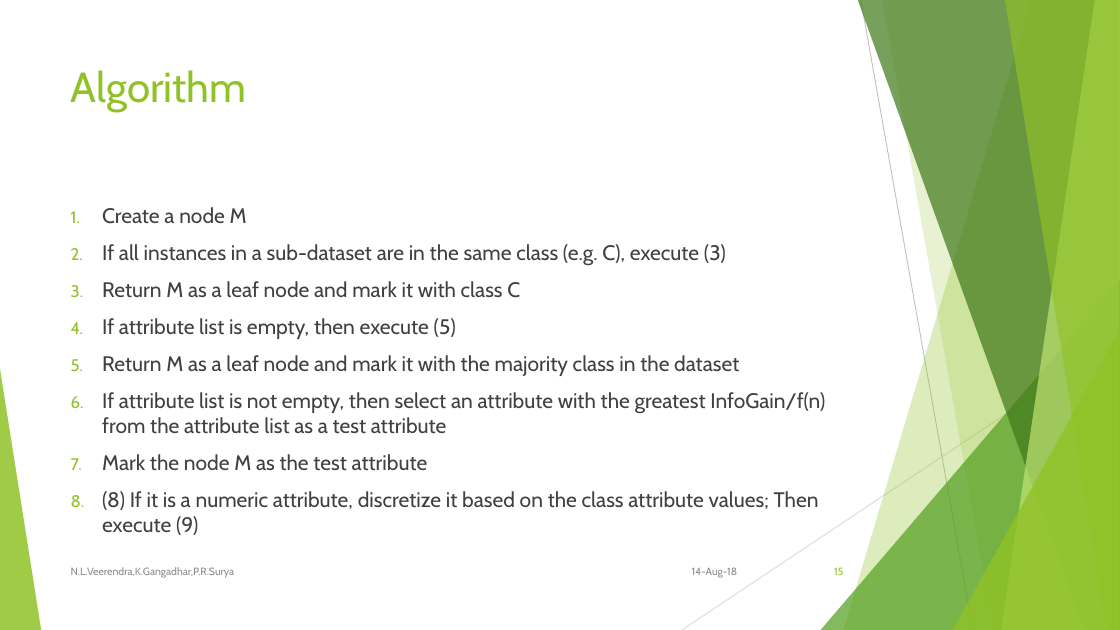
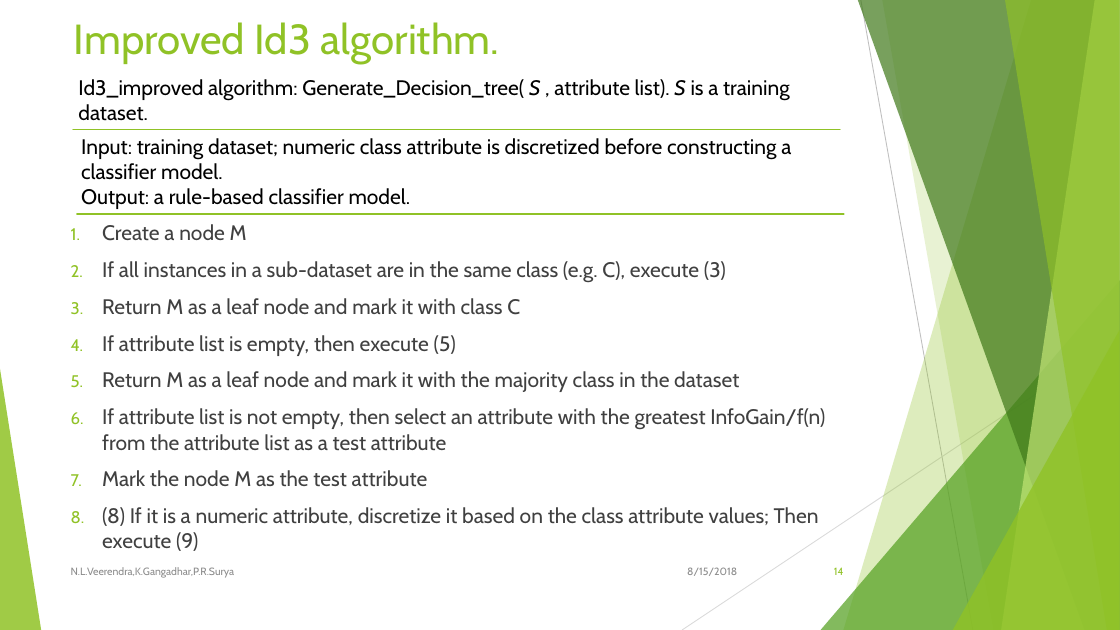
Before and after one commit to LakshmanNanisetti/MiniProject, a slide deck: slide 14 of Presentation/An improved Id3 algorithm for clinical data classification.pptx (slide 15 before the commit). Drawn at 1120x630 pixels with LibreOffice and Linux fonts; fonts in the diff are those of the drawing. Boxes give left, top, right and bottom in pixels: in the first picture for what was removed or moved away, otherwise in the second. Text is boxed around its words. In the diff, an @@ line names an element or a change of style, - is before the commit and + after.

Commit message:
corrected numbering in algorithms of ppt

```diff
--- a/Presentation/An improved Id3 algorithm for clinical data classification.pptx
+++ b/Presentation/An improved Id3 algorithm for clinical data classification.pptx
@@ title at <box>74,22,500,64</box>: text changed @@
-Algorithm
+Improved Id3 algorithm.
@@ text added at <box>78,79,790,121</box>, 18 pt, text #000000 @@
+Id3_improved algorithm: Generate_Decision_tree( S , attribute list). S is a training dataset.
@@ line added from (73, 129) to (840, 129), #90C226 1 pt @@
@@ text added at <box>81,138,791,209</box>, 18 pt, text #000000 @@
+Input: training dataset; numeric class attribute is discretized before constructing a classifier model.
+Output: a rule-based classifier model.
@@ text "Create a node M": place and size @@
-text "Create a node M" at <box>71,207,825,535</box>
+text "Create a node M" at <box>71,224,825,551</box>
@@ line added from (76, 214) to (844, 214), #90C226 1 pt @@
@@ text at <box>687,567,737,576</box>: text changed @@
-14-Aug-18
+8/15/2018
@@ page number at <box>834,567,844,575</box>: text changed @@
-15
+14
```
Also in this commit, not shown: 16 other slides changed, 1 slide removed.
